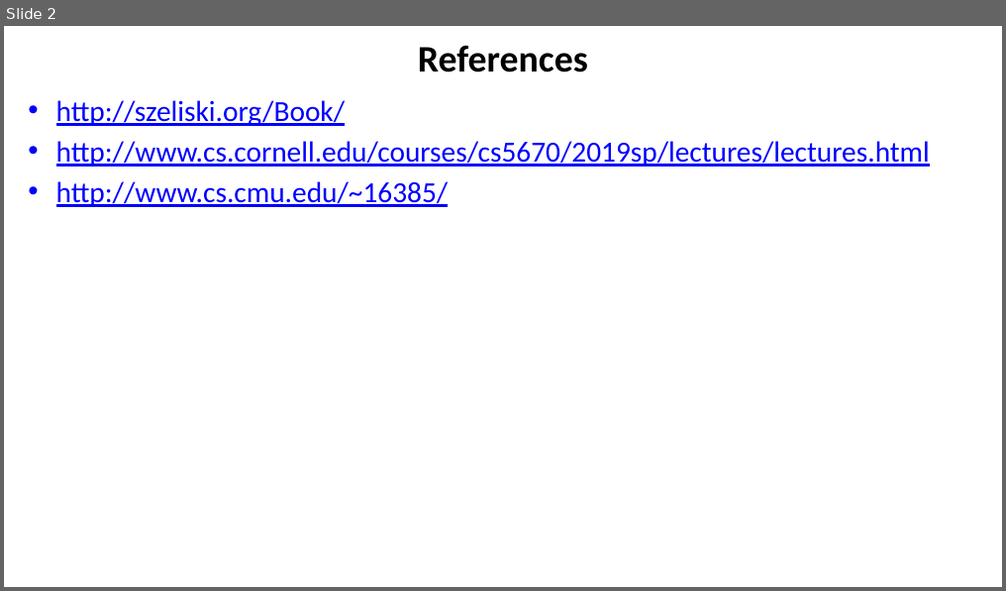
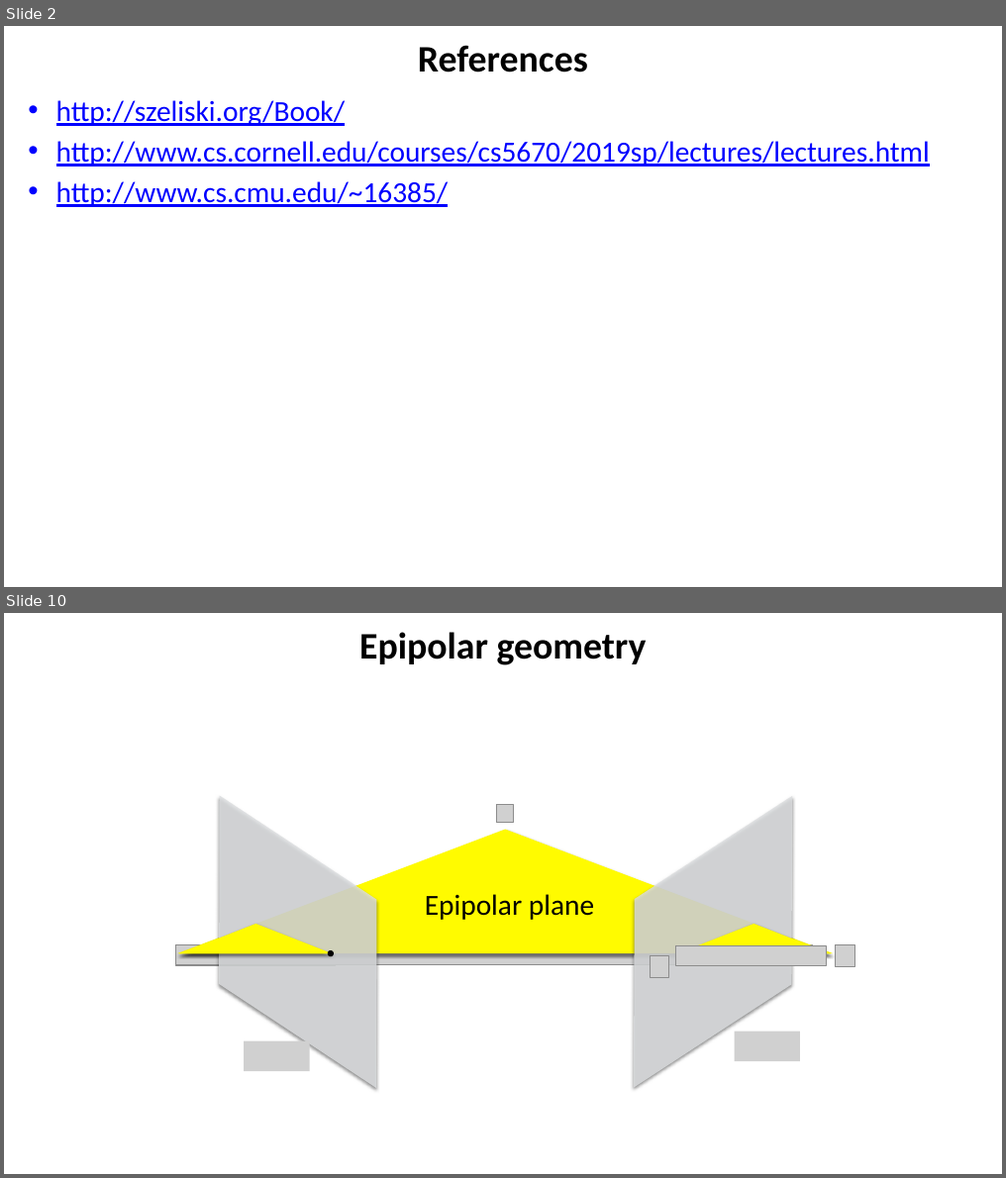
Before and after one commit to YoniChechik/AI_is_Math, a slide deck: c_09_stereo/stereo.pptx. Shown one above the other, each under a label of ours: slide 2 before the commit, slides 2 and 10 after it; the slides between them are not shown. The pictures are 1006x591 and 1006x1178 pixels, drawn with LibreOffice and Linux fonts; fonts in the diff are those of the drawing; grey boxes stand for pictures; background and template pictures are left out. Boxes give left, top, right and bottom in pixels: in the first picture for what was removed or moved away, otherwise in the second. Text is boxed around its words. In the diff, an @@ line names an element or a change of style, - is before the commit and + after.

```diff
--- a/c_09_stereo/stereo.pptx
+++ b/c_09_stereo/stereo.pptx
@@ slide 10 added at bbox=[4, 613, 1002, 1174], background #FFFFFF @@
@@ title added at bbox=[359, 632, 647, 665], 36 pt, text #000000, bold @@
+Epipolar geometry
@@ freeform shape added at bbox=[141, 754, 455, 1131], fill #DCDEE0 at 83% opacity @@
@@ freeform shape added at bbox=[555, 754, 871, 1131], fill #DCDEE0 at 83% opacity @@
@@ picture added at bbox=[497, 805, 513, 822] @@
@@ freeform shape added at bbox=[177, 830, 833, 954], fill #FFFB00 @@
@@ text added at bbox=[425, 894, 594, 920], 28 pt, text #000000 @@
+Epipolar plane
@@ freeform shape added at bbox=[179, 924, 333, 954], fill #FFFB00 @@
@@ freeform shape added at bbox=[677, 924, 831, 954], fill #FFFB00 @@
@@ picture added at bbox=[176, 946, 335, 965] @@
@@ picture added at bbox=[176, 945, 813, 964] @@
@@ arrow added from (330, 953) to (331, 954), #000000 2 pt @@
@@ picture added at bbox=[650, 956, 668, 977] @@
@@ picture added at bbox=[675, 946, 826, 965] @@
@@ picture added at bbox=[835, 945, 855, 966] @@
@@ picture added at bbox=[244, 1042, 310, 1071] @@
@@ picture added at bbox=[735, 1032, 801, 1061] @@
```
Also in this commit, not shown: 52 other slides added, 10 slides removed, 6 other files.
